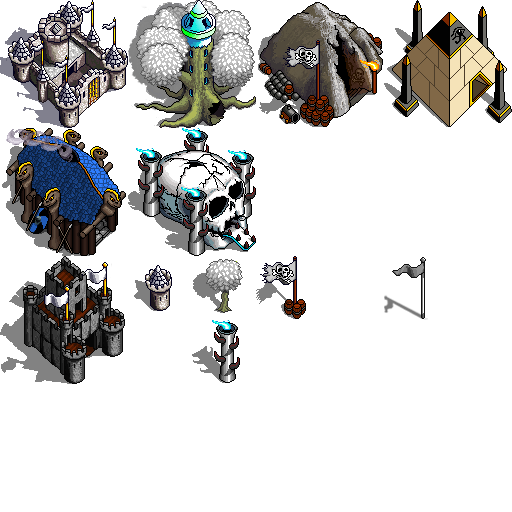
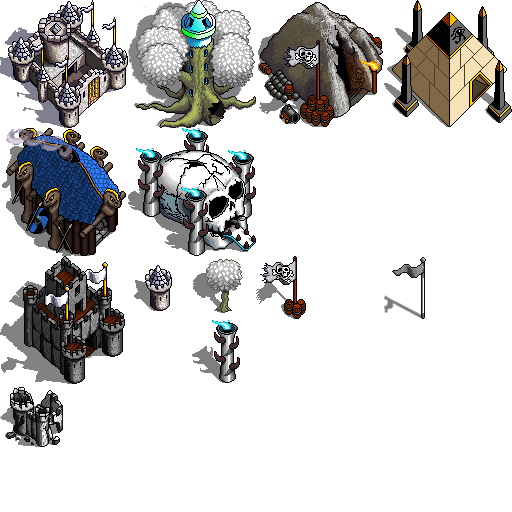
Layered file, before and after one edit (w=512, h=512). Changes by layer:
added layer "Ruin Detail" above "Human Shadow" over bbox(6, 387, 63, 447)
added layer "Ruin Shadow" (50%) over bbox(0, 403, 59, 447)
